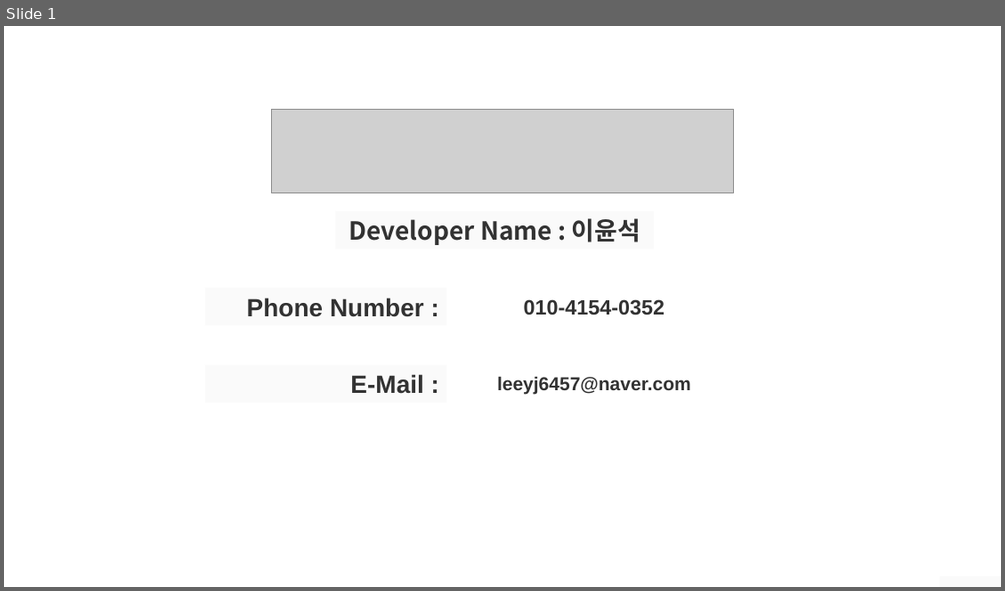
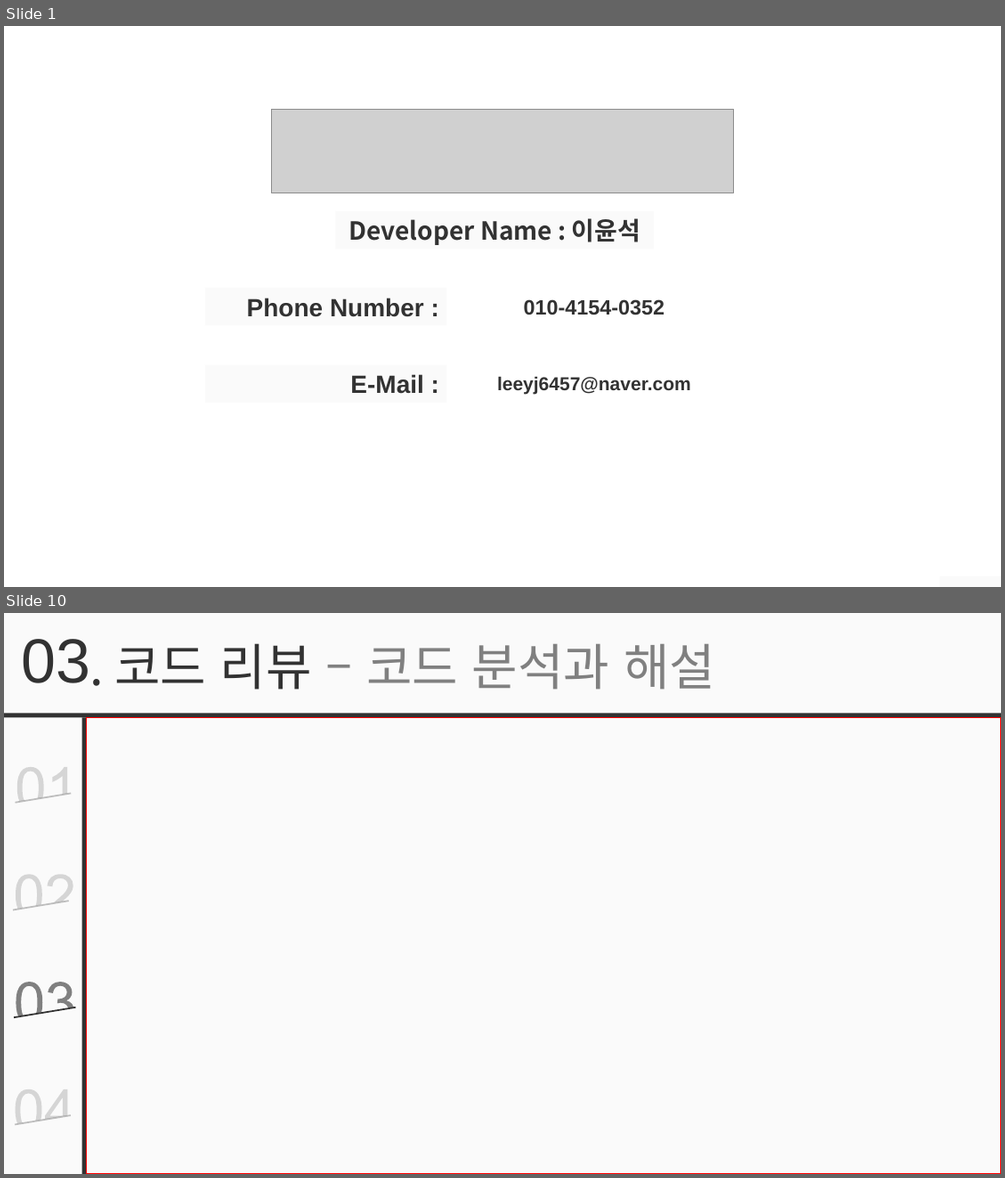
Before and after one commit to simplex3510/GeoStrike, a slide deck: 포트폴리오.pptx. Shown one above the other, each under a label of ours: slide 1 before the commit, slides 1 and 10 after it; the slides between them are not shown. The pictures are 1005x591 and 1005x1178 pixels, drawn with LibreOffice and Linux fonts; fonts in the diff are those of the drawing; grey boxes stand for pictures; background and template pictures are left out. Boxes give left, top, right and bottom in pixels: in the first picture for what was removed or moved away, otherwise in the second. Text is boxed around its words. In the diff, an @@ line names an element or a change of style, - is before the commit and + after.

```diff
--- a/포트폴리오.pptx
+++ b/포트폴리오.pptx
@@ slide 10 added at (4,613,1001,1174), background #FFFFFF @@
@@ rectangle added at (4,613,1001,1174), fill #FAFAFA @@
@@ text added at (21,639,90,683), 60 pt, text #323232 @@
+03
@@ text added at (114,643,715,690), 48 pt, text #808080 @@
+. 코드 리뷰 – 코드 분석과 해설
@@ rectangle added at (4,713,1001,717), fill #323232 @@
@@ rectangle added at (81,718,86,1174), fill #323232 @@
@@ rectangle added at (86,718,1001,1174), outline #FF0000 1 pt @@
@@ freeform shape added at (17,767,67,802), fill #808080 at 30% opacity @@
@@ line added from (16, 803) to (72, 793), #323232 1.5 pt @@
@@ freeform shape added at (16,874,73,908), fill #808080 at 30% opacity @@
@@ line added from (13, 910) to (69, 900), #323232 1.5 pt @@
@@ freeform shape added at (16,981,73,1016), fill #808080 @@
@@ line added from (14, 1018) to (76, 1007), #323232 1.5 pt @@
@@ freeform shape added at (16,1089,67,1124), fill #808080 at 30% opacity @@
@@ line added from (16, 1125) to (71, 1116), #323232 1.5 pt @@
```
Also in this commit, not shown: 5 slides changed, 4 other slides added, 1 slide removed.
